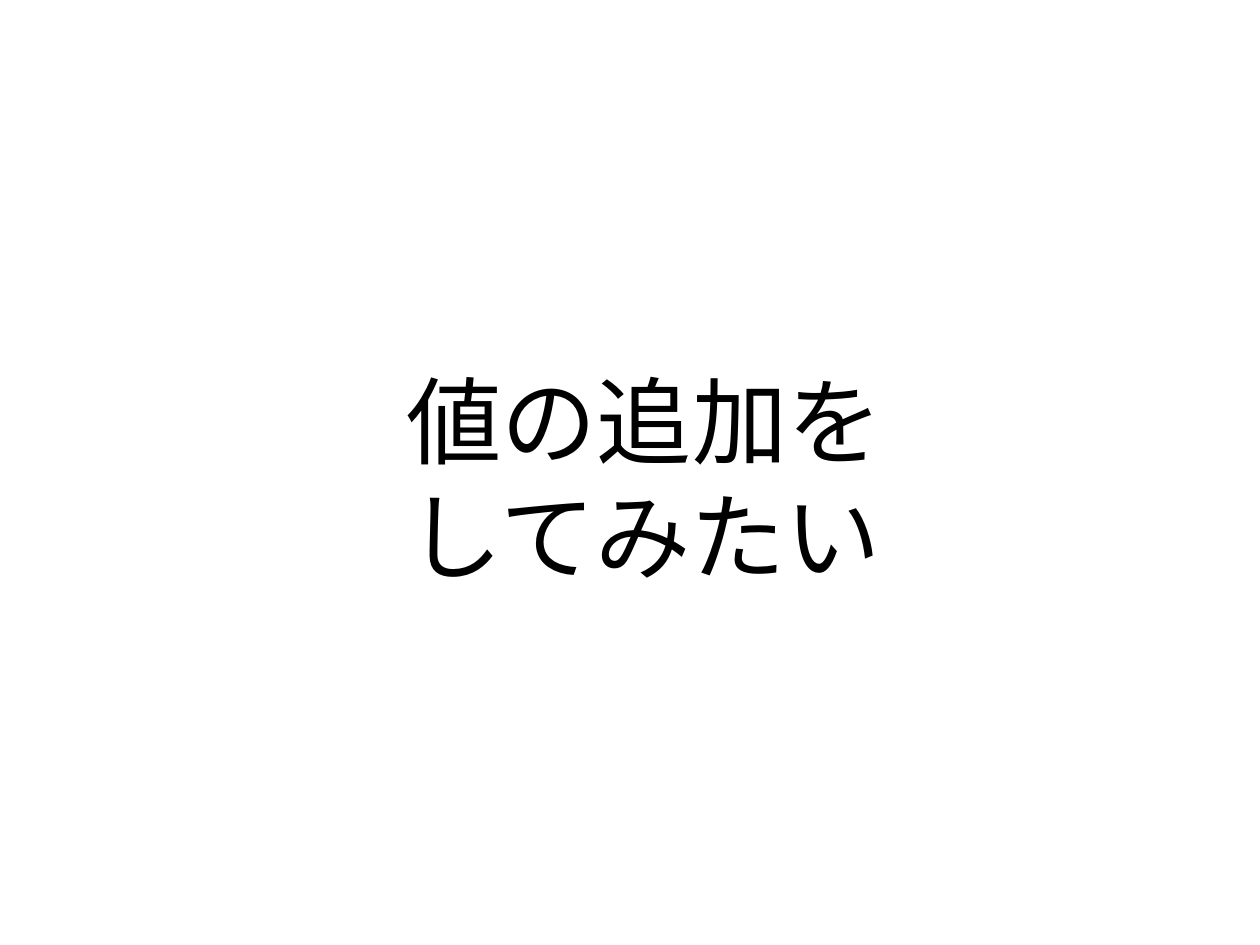
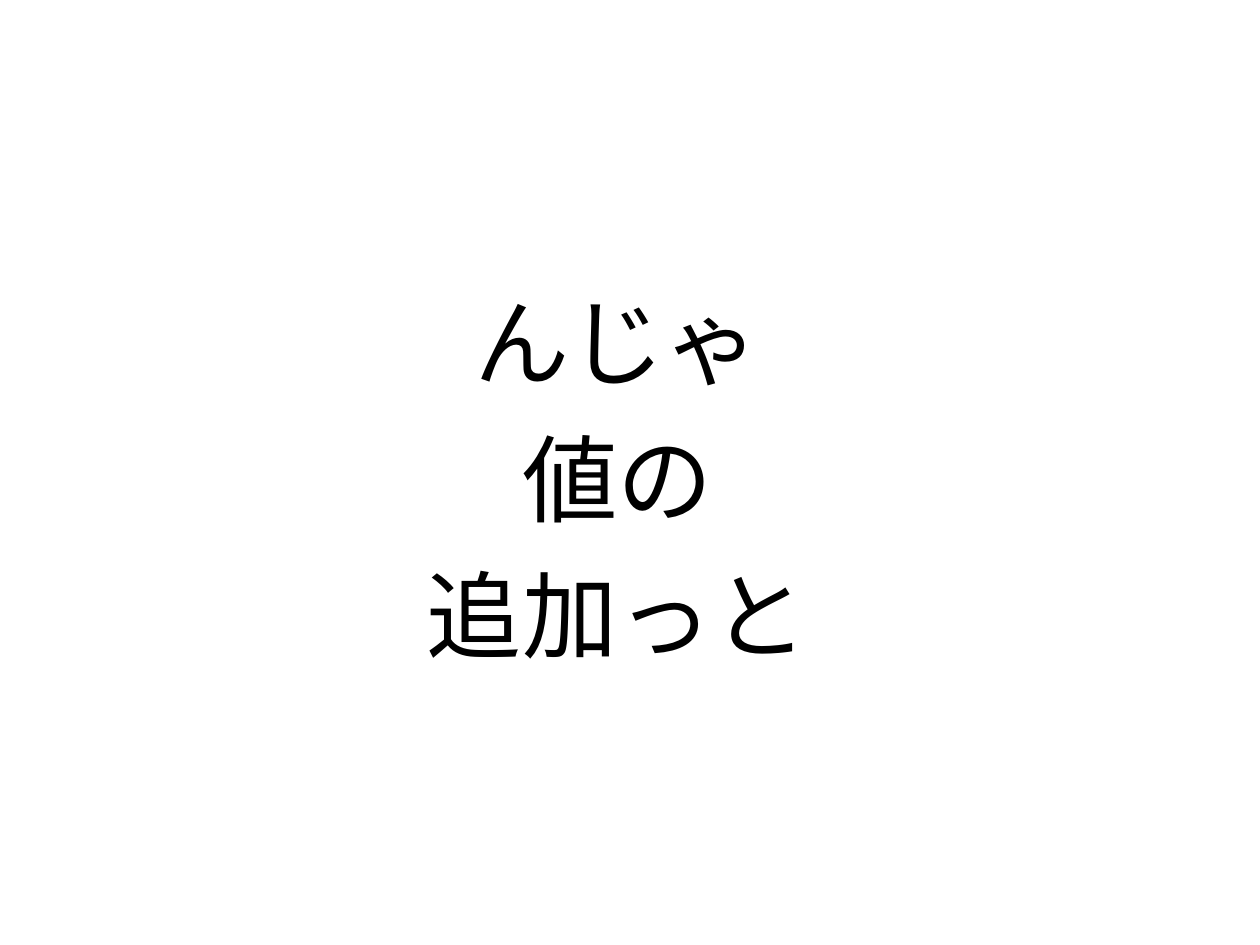
Before and after one commit to naruoga/mongotalk-sample, a slide deck: slide 30 of trying-mongotalk.odp (slide 29 before the commit). Drawn at 1260x945 pixels with LibreOffice and Linux fonts; fonts in the diff are those of the drawing. Boxes give left, top, right and bottom in pixels: in the first picture for what was removed or moved away, otherwise in the second. Text is boxed around its words. In the diff, an @@ line names an element or a change of style, - is before the commit and + after.

```diff
--- a/trying-mongotalk.odp
+++ b/trying-mongotalk.odp
@@ text at bbox=[427, 304, 808, 659]: text changed @@
-値の追加を
-してみたい
+んじゃ
+値の
+追加っと
```
Also in this commit, not shown: 18 other slides changed, 30 slides added, 3 slides removed, 1 other file.
